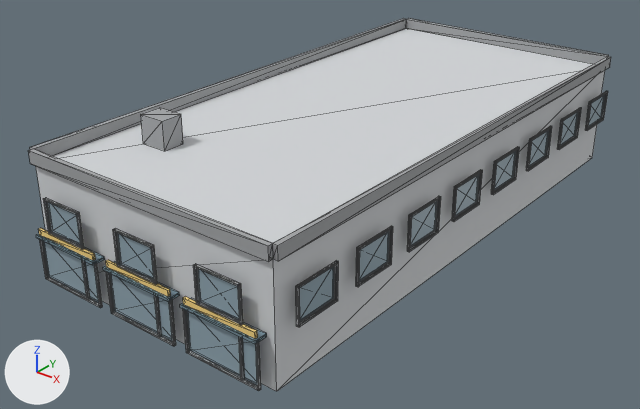
Renders of the glTF model public/buildings/commercial_2x4_a.glb from each side of a commit.
Camera for both pictures: a camera (50 mm lens) standing at (33.6, -21.1, 22.0) and looking at (6.5, 12.8, 0.9). The axes (+X, +Y, +Z) are drawn at lower left. The lights are the same throughout. The older version comes first. Mesh edges are drawn as thin lines. Vertices at exactly the same position are counted once.

Names of what the first picture shows: 'commercial_2x4_a_0'.
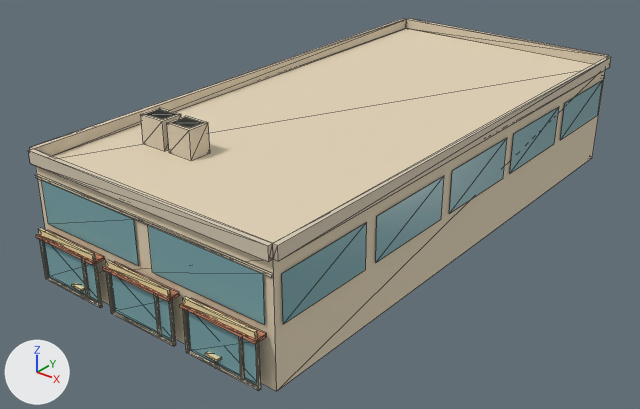
Where the change shows, as pixel boxes [x1, y1, x2, y2] in the pictures (640 x 409 px):
'commercial_2x4_a_0', recoloured, reshaped (light grey to beige)
    both: [28, 18, 611, 391]
part 1 of me_commercial_2x4_a_0, added
    after: [35, 174, 274, 278]
part 2 of me_commercial_2x4_a_0, added (beige)
    after: [167, 116, 210, 161]
part 3 of me_commercial_2x4_a_0, added
    after: [72, 283, 85, 291]
part 4 of me_commercial_2x4_a_0, added
    after: [205, 352, 221, 362]
part 5 of me_commercial_2x4_a_0, deleted
    before: [43, 91, 608, 327]
part 6 of me_commercial_2x4_a_0, added (cyan)
    after: [42, 80, 603, 325]

What changed in the scene script:
```text
Change mat_commercial_2x4_a_wall:
    mat_commercial_2x4_a_wall.base_color: (0.66, 0.68, 0.7) -> (0.77, 0.66, 0.48)  # light grey #d4d7da -> beige #e3d4b8
Change mat_commercial_2x4_a_trim:
    mat_commercial_2x4_a_trim.base_color: (0.363, 0.374, 0.385) -> (0.69, 0.6, 0.46)  # grey #a2a5a7 -> beige #d8cbb5
Change mat_commercial_2x4_a_awning:
    mat_commercial_2x4_a_awning.base_color: (0.18, 0.28, 0.34) -> (0.66, 0.26, 0.15)  # greyish blue #76909e -> beige #d48b6c
Change me_commercial_2x4_a_0:
    used by ob_commercial_2x4_a_0; location = (0.0, 0.0, 0.0)
    remove me_commercial_2x4_a_0.from_pydata(...)  # 1108 vertices, 1680 faces; spans x -0.6..15.1, y -0.8..31.1, z 0.0..7.5
    add me_commercial_2x4_a_0.from_pydata(...)  # 348 vertices, 476 faces; spans x -0.2..14.8, y -0.8..30.8, z 0.0..7.5
    me_commercial_2x4_a_0 part 1: a new loose piece, a box spanning x 0.0..14.5, y -0.1..0.0, z 5.25..5.38, in mat_commercial_2x4_a_trim (beige #d8cbb5)
    me_commercial_2x4_a_0 part 2: a new loose piece, a box spanning x 4.0..5.5, y 4.6..5.8, z 6.0..7.5, in mat_commercial_2x4_a_trim (beige #d8cbb5)
    me_commercial_2x4_a_0 part 3: a new loose piece, a box spanning x 2.55..3.25, y -0.68..-0.1, z 0.65..0.76, in mat_commercial_2x4_a_sign (beige #f0dda6)
    me_commercial_2x4_a_0 part 4: a new loose piece, a box spanning x 11.25..11.95, y -0.68..-0.1, z 0.65..0.76, in mat_commercial_2x4_a_sign (beige #f0dda6)
    me_commercial_2x4_a_0 part 5: 110 loose pieces with 880 vertices, spanning x -0.6..15.1, y -0.6..31.1, z 2.9..4.7, are deleted
    me_commercial_2x4_a_0 part 6
    36 vertices are added at x -0.1..14.6, y -0.1..30.6, z 3.0..7.5
    28 new vertices lie (0.0, 0.0, 2.2) away from vertices in x -0.1..14.6, y -0.1..30.6, z 3.0
    32 new faces join them, mat_commercial_2x4_a_glass (cyan #7caaaf)
    other edits to the shape of me_commercial_2x4_a_0 do not show in these pictures
```
